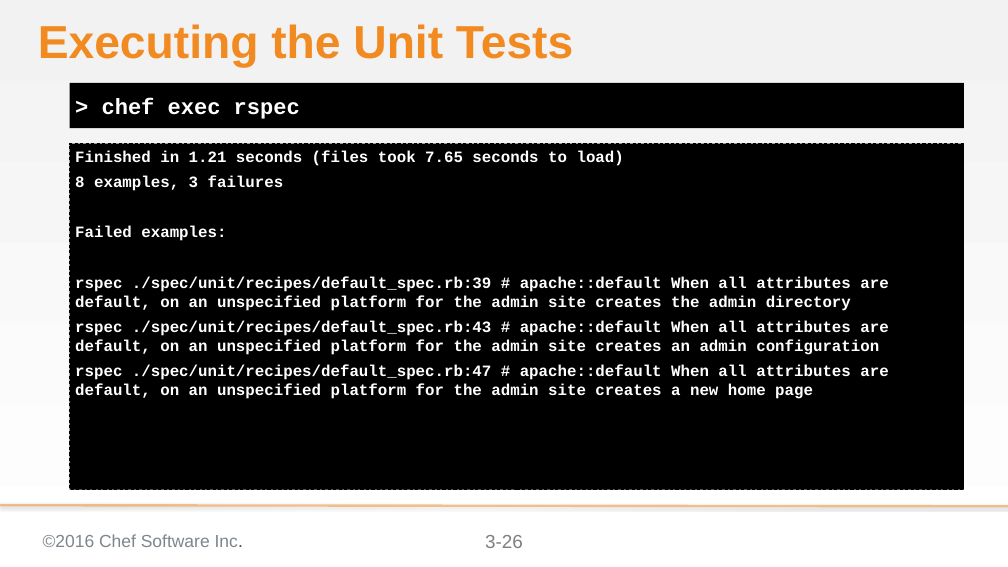
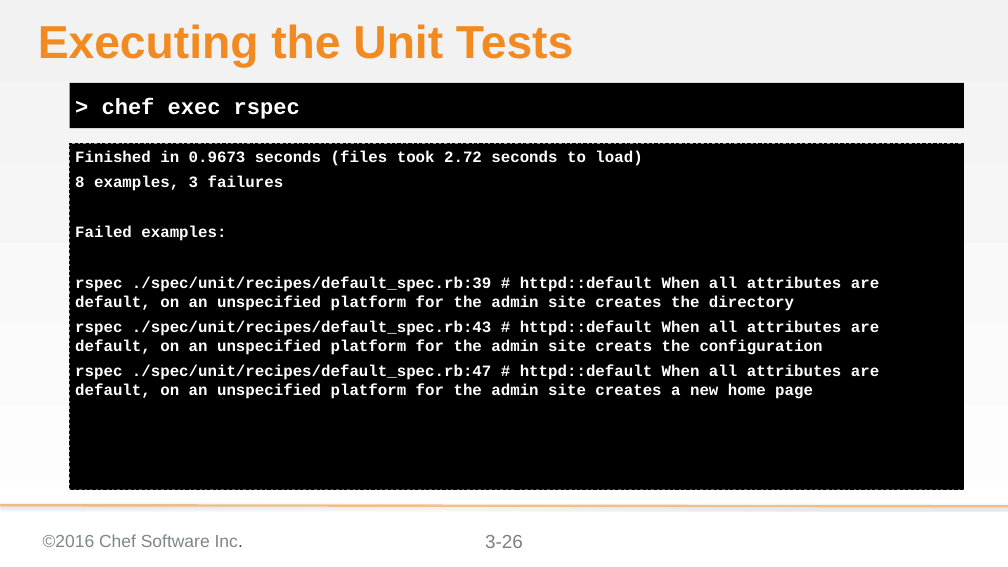
Before and after one commit to chef-training/extending_cookbooks, a slide deck: slide 26 of 03-creating_a_custom_resource.pptx. Drawn at 1008x567 pixels with LibreOffice and Linux fonts; fonts in the diff are those of the drawing; background and template pictures are left out. Boxes give left, top, right and bottom in pixels: in the first picture for what was removed or moved away, otherwise in the second. Text is boxed around its words. In the diff, an @@ line names an element or a change of style, - is before the commit and + after.

Commit message:
Updates to InSpec, the output, cookbook name, and hash syntax
* Changed ServerSpec to InSpec
* Changed ouput to show InSpec feedback from Test Kitchen
* Updated ChefSpec output as well though it was only warnings that were removed
* Renamed the cookbook to 'httpd' so that it works with the TDD content
* Decided to use the newer Ruby hash syntax in all locations

```diff
--- a/03-creating_a_custom_resource.pptx
+++ b/03-creating_a_custom_resource.pptx
@@ text at [75,150,642,166]: text changed @@
-Finished in 1.21 seconds (files took 7.65 seconds to load)
+Finished in 0.9673 seconds (files took 2.72 seconds to load)
@@ text at [75,276,879,399]: text changed @@
-rspec ./spec/unit/recipes/default_spec.rb:39 # apache::default When all attributes are default, on an unspecified platform for the admin site creates the admin directory
-rspec ./spec/unit/recipes/default_spec.rb:43 # apache::default When all attributes are default, on an unspecified platform for the admin site creates an admin configuration
-rspec ./spec/unit/recipes/default_spec.rb:47 # apache::default When all attributes are default, on an unspecified platform for the admin site creates a new home page
+rspec ./spec/unit/recipes/default_spec.rb:39 # httpd::default When all attributes are default, on an unspecified platform for the admin site creates the directory
+rspec ./spec/unit/recipes/default_spec.rb:43 # httpd::default When all attributes are default, on an unspecified platform for the admin site creats the configuration
+rspec ./spec/unit/recipes/default_spec.rb:47 # httpd::default When all attributes are default, on an unspecified platform for the admin site creates a new home page
```
Also in this commit, not shown: 41 other slides changed.
